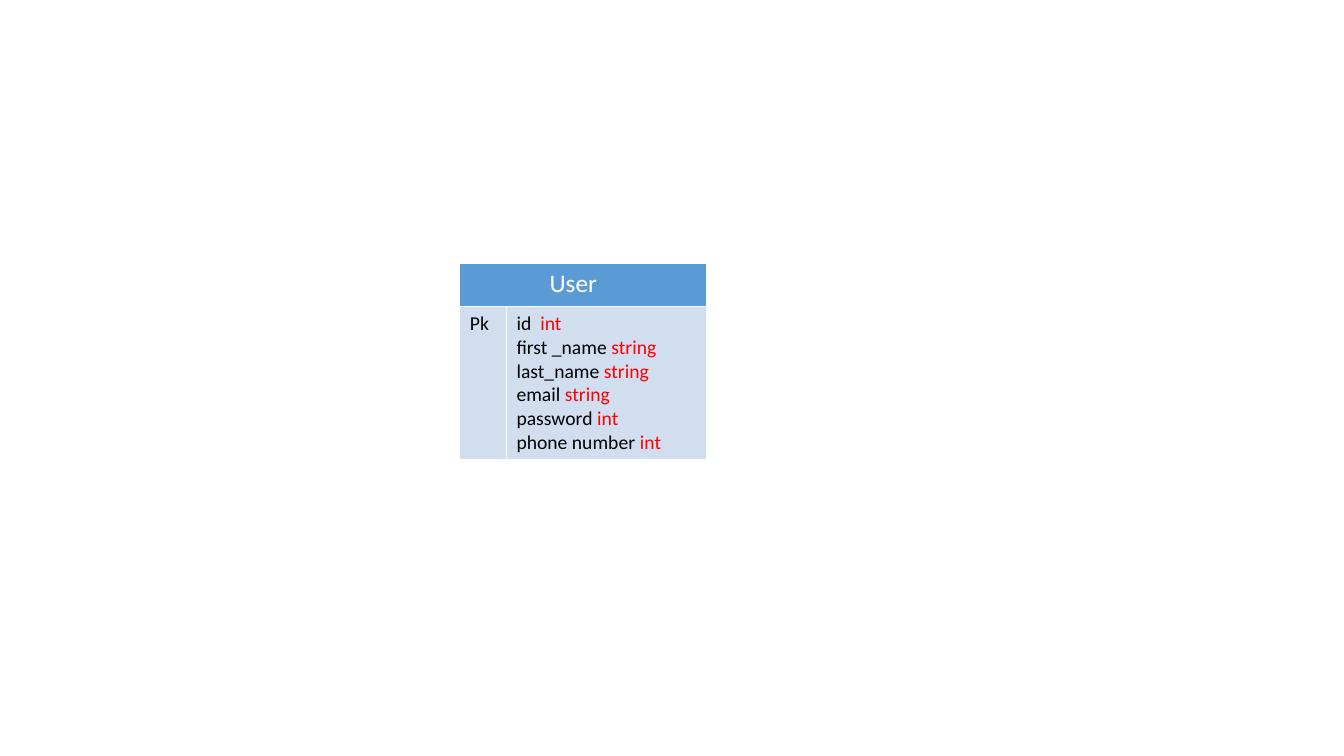
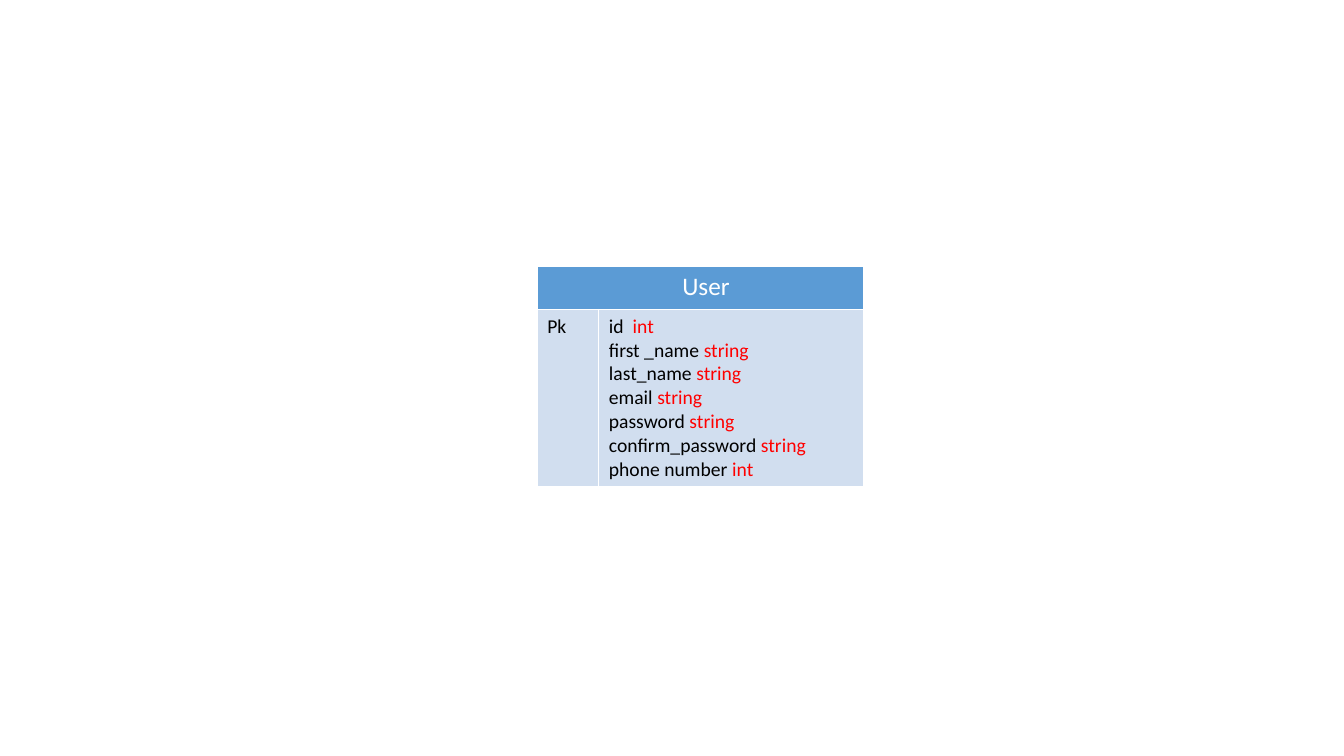
Before and after one commit to pnc-virtual-company/2021-G2-V2-PART1, a slide deck: slide 2 of docs/ER-DIAGRAM.pptx. Drawn at 1344x756 pixels with LibreOffice and Linux fonts; fonts in the diff are those of the drawing. Boxes give left, top, right and bottom in pixels: in the first picture for what was removed or moved away, otherwise in the second. Text is boxed around its words. In the diff, an @@ line names an element or a change of style, - is before the commit and + after.

Commit message:
#2 design ERD for user updated

```diff
--- a/docs/ER-DIAGRAM.pptx
+++ b/docs/ER-DIAGRAM.pptx
@@ table at [537, 266, 863, 485] @@
-row 2, column 2: id int / first _name string / last_name string / email string / password int / phone number int
+row 2, column 2: id int / first _name string / last_name string / email string / password string / confirm_password string / phone number int
@@ alignment left to centre @@
@@ table: place and size @@
-table at [460, 263, 707, 458]
+table at [537, 266, 863, 485]
```
